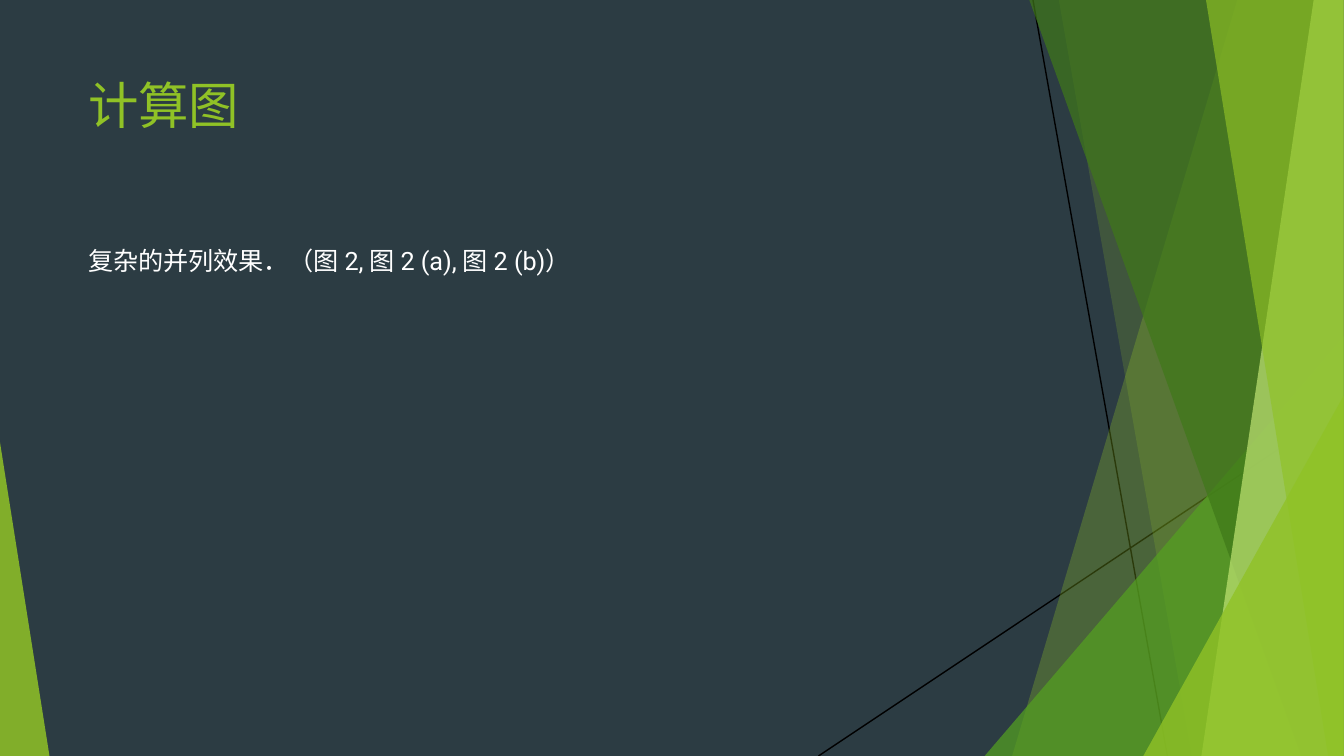
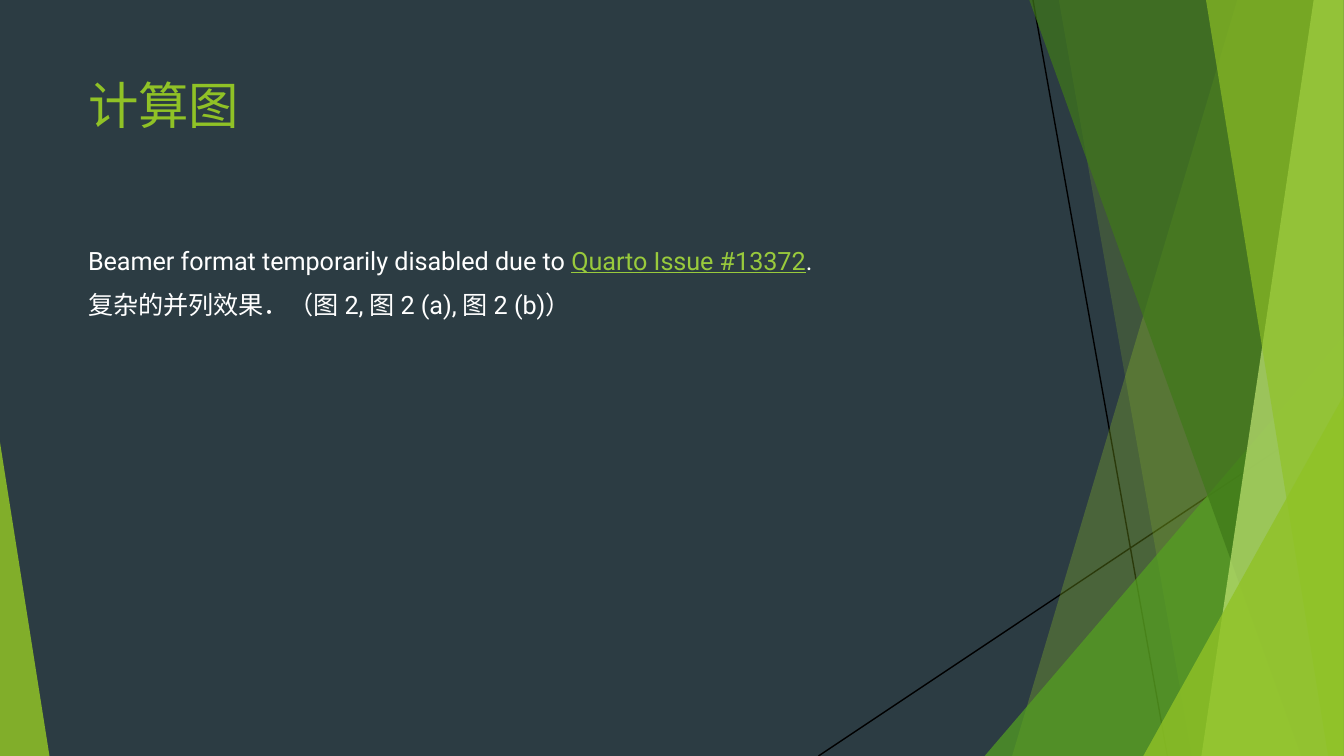
Before and after one commit to sun123zxy/sunquartex, a slide deck: slide 13 of examples/cnpre.pptx (slide 14 before the commit). Drawn at 1344x756 pixels with LibreOffice and Linux fonts; fonts in the diff are those of the drawing. Boxes give left, top, right and bottom in pixels: in the first picture for what was removed or moved away, otherwise in the second. Text is boxed around its words. In the diff, an @@ line names an element or a change of style, - is before the commit and + after.

```diff
--- a/examples/cnpre.pptx
+++ b/examples/cnpre.pptx
@@ text at box(88, 251, 813, 276): paragraph added @@
+Beamer format temporarily disabled due to Quarto Issue #13372.
```
Also in this commit, not shown: 1 slide removed, 46 other files.
